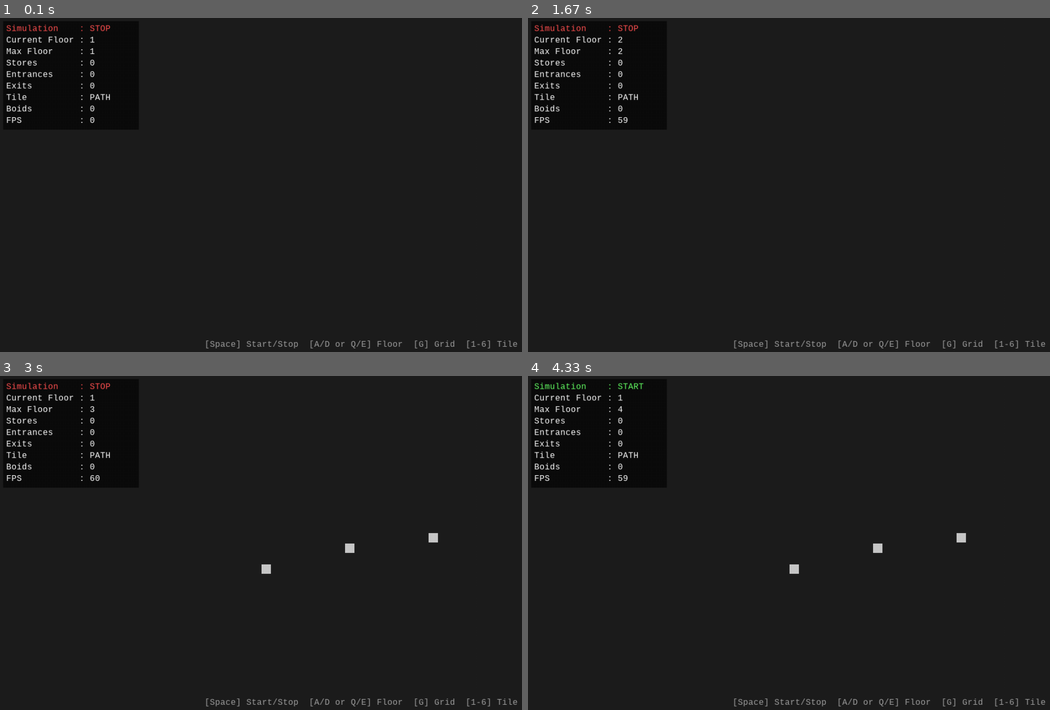
Above: before the commit, frames 1-4 (two rows, left to right).
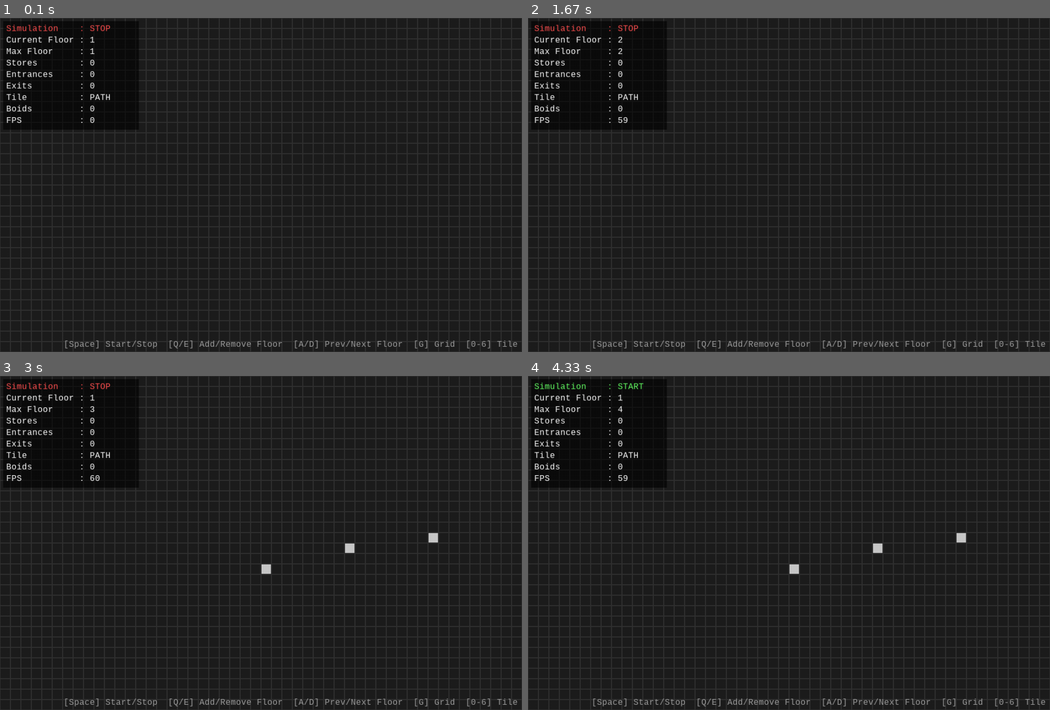
Above: after the commit, the same moments.

Repository: jiratchaya-Premsil/pyGameProject
Game: pygame game, started from main.py
Same seed, same stepped clock (60 frames per second), same inputs: the game is played once before the commit and once after it.
Inputs (mouse positions are in pixels of both pictures, inside the frame that each line leads up to):
- Up to frame 1 (0.1 s): no input
- Up to frame 2 (1.67 s): press the mouse at (956, 174) at 0.37 s; move the mouse to (872, 191) at 0.47 s; release the mouse at (789, 205) at 0.6 s; hold Q 0.67-1.13 s; hold D 0.67-1.13 s; tap Space at 0.73, 1.03, 1.23, 1.53 s; tap E at 0.82 s; hold D 1.17-1.63 s; click (799, 71) at 1.25 s
- Up to frame 3 (3 s): press the mouse at (428, 532) at 1.7 s; move the mouse to (443, 599) at 1.8 s; release the mouse at (459, 669) at 1.93 s; hold D 2-2.47 s; tap Space at 2.07, 2.37, 2.57, 2.87 s; tap E at 2.15 s; hold A from 2.5 s (still down); tap 0 at 2.65 s
- Up to frame 4 (4.33 s): release A at 3.03 s; hold A 3.07-3.47 s; tap Space at 3.13, 3.43, 3.57, 3.87, 4.23 s; hold D 3.5-4.13 s; tap E at 3.65 s; hold A from 4.17 s (still down); tap 0 at 4.32 s

The runs differ from the first frame. In frame 1, 0.5% of the frame differs, in the area x 12-92%, y 96-99%; in frame 2, 0.5%; in frame 3, 0.5%; in frame 4, 0.5%.

Commit message:
Apply scanning to entrance and exit + Change grid color

Diff:
--- a/core/app.py
+++ b/core/app.py
@@ -61,12 +61,14 @@
                 self.boids.clear()
                 print("[SIM] Simulation STOPPED — all boids removed")
 
-         # ---- Floor navigation ----
-        # q / e: add / remove top floor
+        # ---- Floor navigation ----
+        # q / e: remove / add top floor
         if key == pygame.K_q:
             fm.remove_top_floor()
+            self.store_manager.rescan()
         if key == pygame.K_e:
             fm.add_floor()
+            self.store_manager.rescan()
 
         # a / d: go to lower / upper floor
         if key == pygame.K_a:
@@ -95,9 +97,7 @@
     # ------------------------------------------------------------------
     def draw(self):
         self.screen.fill(TILES_COLORS[EMPTY])
-
-        # Always draw the grid/editor
-        self.editor.draw(self.screen)
+        self.editor.draw(self.screen, self.show_grid)
 
         # Draw boids only while running
         if self.sim_state == SIM_START:
@@ -111,12 +111,11 @@
     # ------------------------------------------------------------------
     def draw_ui(self):
         fm = self.floor_manager
-        grid = fm.get_current()
+        sm = self.store_manager
 
-        # ---- Collect stats ----
-        store_count    = sum(row.count(STORE)         for row in grid)
-        entrance_count = sum(row.count(MALL_ENTRANCE) for row in grid)
-        exit_count     = sum(row.count(MALL_EXIT)     for row in grid)
+        store_count    = sm.store_count()
+        entrance_count = sm.entrance_count()
+        exit_count     = sm.exit_count()
         boid_count     = len(self.boids.boids)
         fps            = int(self.clock.get_fps())
         tile_name      = TILES.get(self.editor.current_tile, "UNKNOWN")
@@ -154,6 +153,6 @@
             self.screen.blit(err_surf, (10, HEIGHT - 30))
 
         # ---- Key hints (bottom-right) ----
-        hints = "[Space] Start/Stop  [A/D or Q/E] Floor  [G] Grid  [1-6] Tile"
+        hints = "[Space] Start/Stop  [Q/E] Add/Remove Floor  [A/D] Prev/Next Floor  [G] Grid  [0-6] Tile"
         hint_surf = self.font.render(hints, True, (160, 160, 160))
         self.screen.blit(hint_surf, (WIDTH - hint_surf.get_width() - 8, HEIGHT - 24))
--- a/editor/grid_editor.py
+++ b/editor/grid_editor.py
@@ -147,7 +147,7 @@
             for col in range(min(x1, x2), max(x1, x2) + 1):
                 self._place_tile(grid, row, col)
 
-        self.store_manager.rescan()  # single rescan after the whole rect is filled
+        self.store_manager.rescan()
 
     # ------------------------------------------------------------------
     # Entrance / exit query helpers (used by BoidManager)
@@ -174,14 +174,19 @@
     # ------------------------------------------------------------------
     # Draw
     # ------------------------------------------------------------------
-    def draw(self, screen):
+    def draw(self, screen, show_grid=True):
         grid = self.floor_manager.get_current()
+
+        # EMPTY = 30,30,30
+        GRID_LINE_COLOR = (50, 50, 50)
+
         for y, row in enumerate(grid):
             for x, tile in enumerate(row):
                 rect  = pygame.Rect(x * GRID_SIZE, y * GRID_SIZE, GRID_SIZE, GRID_SIZE)
                 color = TILES_COLORS.get(tile, (80, 80, 80))
                 pygame.draw.rect(screen, color, rect)
-                pygame.draw.rect(screen, (30, 30, 30), rect, 1)
+                if show_grid:
+                    pygame.draw.rect(screen, GRID_LINE_COLOR, rect, 1)
 
         # Drag-rectangle preview
         if self.dragging and self.start_pos and self.end_pos:
--- a/editor/store_manager.py
+++ b/editor/store_manager.py
@@ -4,77 +4,114 @@
 
 class StoreManager:
     """
-    Scans the current floor and groups contiguous STORE tiles (4-directional)
-    into individual stores, each with a unique ID.
+    Scans ALL floors and groups contiguous tiles of the same type
+    (4-directional) into individual logical units.
 
-    Call rescan() after any tile edit to keep store data up to date.
+    - STORE tiles   → grouped into stores with unique IDs
+    - MALL_ENTRANCE → grouped into entrance zones (count only, no ID)
+    - MALL_EXIT     → grouped into exit zones (count only, no ID)
+
+    Call rescan() after any tile edit or floor add/remove to keep data
+    up to date.
 
     Data:
-        stores      : dict[store_id -> set of (row, col)]
-        tile_to_store: dict[(row, col) -> store_id]
+        stores        : dict[store_id -> set of (floor, row, col)]
+        tile_to_store : dict[(floor, row, col) -> store_id]
+        _entrance_count : int
+        _exit_count     : int
     """
 
     def __init__(self, floor_manager):
         self.floor_manager = floor_manager
-        self.stores: dict[int, set] = {}        # store_id -> {(row,col), ...}
-        self.tile_to_store: dict[tuple, int] = {}  # (row,col) -> store_id
+        self.stores: dict[int, set] = {}
+        self.tile_to_store: dict[tuple, int] = {}
         self._next_id = 1
+        self._entrance_count = 0
+        self._exit_count = 0
 
     # ------------------------------------------------------------------
     # Public API
     # ------------------------------------------------------------------
     def rescan(self):
-        """Full BFS rescan of the current floor. Call after every tile edit."""
+        """Full BFS rescan across ALL floors. Call after every tile edit or floor change."""
         self.stores.clear()
         self.tile_to_store.clear()
+        self._entrance_count = 0
+        self._exit_count = 0
 
-        grid = self.floor_manager.get_current()
-        visited = set()
+        floors = self.floor_manager.floors
 
-        for row in range(len(grid)):
-            for col in range(len(grid[0])):
-                if grid[row][col] == STORE and (row, col) not in visited:
-                    store_id = self._next_id
-                    self._next_id += 1
-                    cells = self._bfs(grid, row, col, visited)
-                    self.stores[store_id] = cells
-                    for cell in cells:
-                        self.tile_to_store[cell] = store_id
+        visited_store    = set()
+        visited_entrance = set()
+        visited_exit     = set()
+
+        for floor_idx, grid in enumerate(floors):
+            for row in range(len(grid)):
+                for col in range(len(grid[0])):
+                    tile = grid[row][col]
+                    key  = (floor_idx, row, col)
+
+                    if tile == STORE and key not in visited_store:
+                        store_id = self._next_id
+                        self._next_id += 1
+                        cells = self._bfs(floors, floor_idx, row, col, STORE, visited_store)
+                        self.stores[store_id] = cells
+                        for cell in cells:
+                            self.tile_to_store[cell] = store_id
+
+                    elif tile == MALL_ENTRANCE and key not in visited_entrance:
+                        self._bfs(floors, floor_idx, row, col, MALL_ENTRANCE, visited_entrance)
+                        self._entrance_count += 1
+
+                    elif tile == MALL_EXIT and key not in visited_exit:
+                        self._bfs(floors, floor_idx, row, col, MALL_EXIT, visited_exit)
+                        self._exit_count += 1
 
     def store_count(self):
         return len(self.stores)
 
-    def get_store_id(self, row, col):
-        """Return the store ID at (row, col), or None if not a store tile."""
-        return self.tile_to_store.get((row, col))
+    def entrance_count(self):
+        return self._entrance_count
+
+    def exit_count(self):
+        return self._exit_count
+
+    def get_store_id(self, floor_idx, row, col):
+        """Return the store ID at (floor, row, col), or None if not a store tile."""
+        return self.tile_to_store.get((floor_idx, row, col))
 
     def get_store_cells(self, store_id):
-        """Return the set of (row, col) cells belonging to store_id."""
+        """Return the set of (floor, row, col) cells belonging to store_id."""
         return self.stores.get(store_id, set())
 
     # ------------------------------------------------------------------
     # Internal
     # ------------------------------------------------------------------
-    def _bfs(self, grid, start_row, start_col, visited):
-        """Flood-fill from (start_row, start_col), returns all connected STORE cells."""
+    def _bfs(self, floors, start_floor, start_row, start_col, tile_type, visited):
+        """
+        Flood-fill from (start_floor, start_row, start_col) for tile_type.
+        Spreads within the same floor only (stores don't merge across floors).
+        Returns all connected cells as a set of (floor, row, col).
+        """
         cells = set()
-        queue = deque()
-        queue.append((start_row, start_col))
-        visited.add((start_row, start_col))
+        queue = [(start_floor, start_row, start_col)]
+        visited.add((start_floor, start_row, start_col))
 
+        grid = floors[start_floor]
         rows = len(grid)
         cols = len(grid[0])
 
         while queue:
-            row, col = queue.popleft()
-            cells.add((row, col))
+            f, r, c = queue.pop()
+            cells.add((f, r, c))
 
             for dr, dc in ((-1, 0), (1, 0), (0, -1), (0, 1)):
-                nr, nc = row + dr, col + dc
+                nr, nc = r + dr, c + dc
+                key = (f, nr, nc)
                 if (0 <= nr < rows and 0 <= nc < cols
-                        and (nr, nc) not in visited
-                        and grid[nr][nc] == STORE):
-                    visited.add((nr, nc))
-                    queue.append((nr, nc))
+                        and key not in visited
+                        and floors[f][nr][nc] == tile_type):
+                    visited.add(key)
+                    queue.append(key)
 
         return cells
